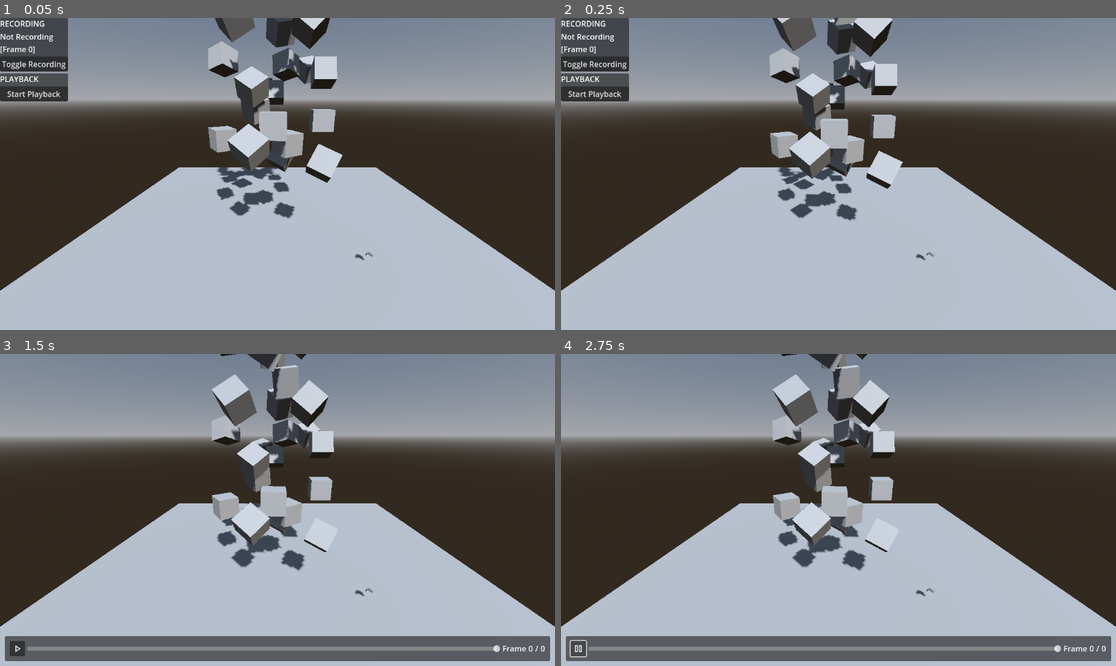
Above: before the commit, frames 1-4 (two rows, left to right).
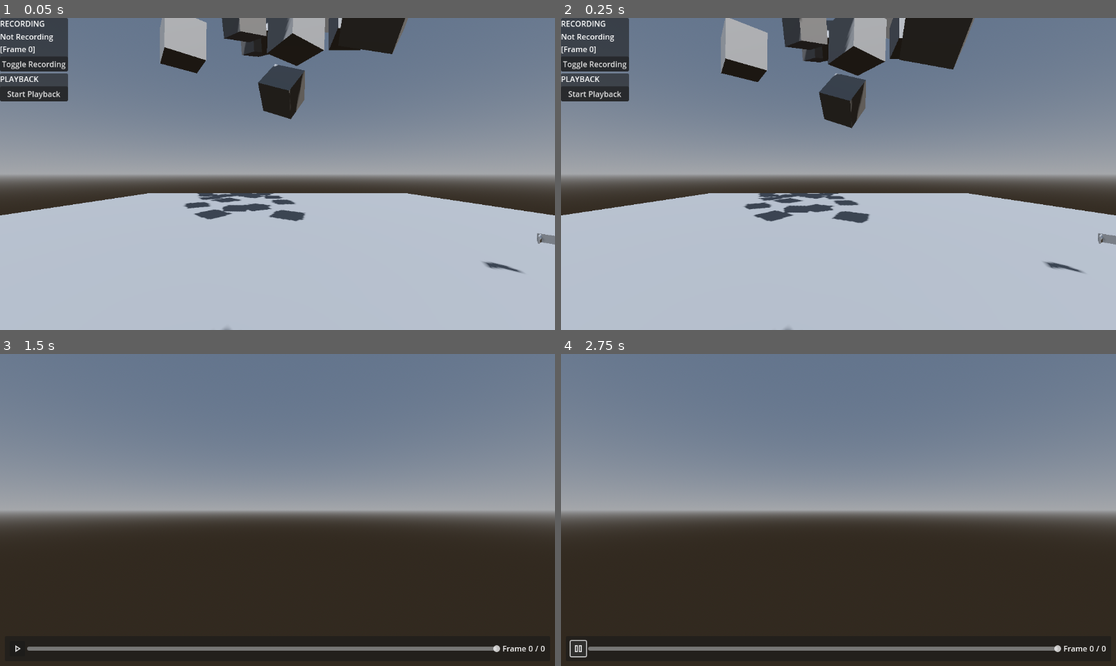
Above: after the commit, the same moments.

Repository: Brettehwarrior/fren-makes-a-movie
Game: Godot game, scene res://scenes/test/trent/state_recording/level_state_recording.tscn
Same seed, same stepped clock (60 frames per second), same inputs: the game is played once before the commit and once after it.
Inputs (mouse positions are in pixels of both pictures, inside the frame that each line leads up to):
- Up to frame 1 (0.05 s): no input
- Up to frame 2 (0.25 s): no input
- Up to frame 3 (1.5 s): click "Start Playback" at 0.5 s; tap Enter at 1.25 s; move the mouse to (399, 494) at 1.27 s; hold D (move_right, bound only after the commit) from 1.28 s (still down)
- Up to frame 4 (2.75 s): release D (move_right, bound only after the commit) at 2 s; click (577, 647) at 2 s

The runs differ from the first frame. In frame 1, 53% of the frame differs, in the area x 0-100%, y 0-100%; in frame 2, 53%; in frame 3, 80%; in frame 4, 80%.
Error before the commit: Invalid access to property or key 'list' on a base object of type 'Nil'. (res://scenes/singleton/replay_manager/replay_manager.gd:99)
Error after the commit: Invalid access to property or key 'list' on a base object of type 'Nil'. (res://scenes/singleton/replay_manager/replay_manager.gd:100)

Commit message:
Add walking fren

Diff:
--- a/project.godot
+++ b/project.godot
@@ -24,6 +24,59 @@
 replayable=""
 tickable=""
 
+[input]
+
+move_left={
+"deadzone": 0.2,
+"events": [Object(InputEventKey,"resource_local_to_scene":false,"resource_name":"","device":-1,"window_id":0,"alt_pressed":false,"shift_pressed":false,"ctrl_pressed":false,"meta_pressed":false,"pressed":false,"keycode":0,"physical_keycode":65,"key_label":0,"unicode":97,"location":0,"echo":false,"script":null)
+, Object(InputEventJoypadMotion,"resource_local_to_scene":false,"resource_name":"","device":-1,"axis":0,"axis_value":-1.0,"script":null)
+]
+}
+move_right={
+"deadzone": 0.2,
+"events": [Object(InputEventKey,"resource_local_to_scene":false,"resource_name":"","device":-1,"window_id":0,"alt_pressed":false,"shift_pressed":false,"ctrl_pressed":false,"meta_pressed":false,"pressed":false,"keycode":0,"physical_keycode":68,"key_label":0,"unicode":100,"location":0,"echo":false,"script":null)
+, Object(InputEventJoypadMotion,"resource_local_to_scene":false,"resource_name":"","device":-1,"axis":0,"axis_value":1.0,"script":null)
+]
+}
+move_up={
+"deadzone": 0.2,
+"events": [Object(InputEventKey,"resource_local_to_scene":false,"resource_name":"","device":-1,"window_id":0,"alt_pressed":false,"shift_pressed":false,"ctrl_pressed":false,"meta_pressed":false,"pressed":false,"keycode":0,"physical_keycode":87,"key_label":0,"unicode":119,"location":0,"echo":false,"script":null)
+, Object(InputEventJoypadMotion,"resource_local_to_scene":false,"resource_name":"","device":-1,"axis":1,"axis_value":-1.0,"script":null)
+]
+}
+move_down={
+"deadzone": 0.2,
+"events": [Object(InputEventKey,"resource_local_to_scene":false,"resource_name":"","device":-1,"window_id":0,"alt_pressed":false,"shift_pressed":false,"ctrl_pressed":false,"meta_pressed":false,"pressed":false,"keycode":0,"physical_keycode":83,"key_label":0,"unicode":115,"location":0,"echo":false,"script":null)
+, Object(InputEventJoypadMotion,"resource_local_to_scene":false,"resource_name":"","device":-1,"axis":1,"axis_value":1.0,"script":null)
+]
+}
+look_left={
+"deadzone": 0.2,
+"events": [null, Object(InputEventJoypadMotion,"resource_local_to_scene":false,"resource_name":"","device":-1,"axis":2,"axis_value":-1.0,"script":null)
+]
+}
+look_right={
+"deadzone": 0.2,
+"events": [Object(InputEventJoypadMotion,"resource_local_to_scene":false,"resource_name":"","device":-1,"axis":2,"axis_value":1.0,"script":null)
+]
+}
+look_up={
+"deadzone": 0.2,
+"events": [Object(InputEventJoypadMotion,"resource_local_to_scene":false,"resource_name":"","device":-1,"axis":3,"axis_value":-1.0,"script":null)
+]
+}
+look_down={
+"deadzone": 0.2,
+"events": [Object(InputEventJoypadMotion,"resource_local_to_scene":false,"resource_name":"","device":-1,"axis":3,"axis_value":1.0,"script":null)
+]
+}
+pause={
+"deadzone": 0.2,
+"events": [Object(InputEventKey,"resource_local_to_scene":false,"resource_name":"","device":-1,"window_id":0,"alt_pressed":false,"shift_pressed":false,"ctrl_pressed":false,"meta_pressed":false,"pressed":false,"keycode":0,"physical_keycode":4194305,"key_label":0,"unicode":0,"location":0,"echo":false,"script":null)
+, Object(InputEventJoypadButton,"resource_local_to_scene":false,"resource_name":"","device":-1,"button_index":6,"pressure":0.0,"pressed":true,"script":null)
+]
+}
+
 [rendering]
 
 renderer/rendering_method="mobile"
--- /dev/null
+++ b/scenes/objects/character/fren/fren.gd
@@ -0,0 +1,56 @@
+extends CharacterBody3D
+
+@export var input : PlayerInput
+@export var camera_pivot : Node3D
+@export var walk_acceleration : float
+@export var max_walk_speed : float
+@export_range(0, 1) var walk_friction : float
+
+var _velocity : Vector3
+
+func _save_state() -> Dictionary:
+	var state : Dictionary = {}
+	state.position = position
+	state.rotation = rotation
+	state.velocity = _velocity
+	return state
+
+
+func _load_state(state : Dictionary) -> void:
+	position = state.position
+	rotation = state.rotation
+	_velocity = state.velocity
+	pass
+
+
+func _process(delta: float) -> void:
+	if ReplayManager.is_playing_back():
+		return
+
+	var look_input : Vector2 = input.get_look_input()
+	rotate_y(-look_input.x * delta)
+	camera_pivot.rotate_x(-look_input.y * delta)
+
+
+
+func _physics_process(delta: float) -> void:
+	if ReplayManager.is_playing_back():
+		return
+
+	var horizontal_input = input.get_horizontal_input()
+	var movement_vector = Vector3(horizontal_input.x, 0, horizontal_input.y)
+	var horizontal_acceleration = walk_acceleration * movement_vector * delta
+	horizontal_acceleration = horizontal_acceleration.rotated(Vector3.UP, -rotation.y)
+	velocity.x += horizontal_acceleration.x * delta
+	velocity.z -= horizontal_acceleration.z * delta
+
+	var horizontal_velocity : Vector2 = Vector2(velocity.x, velocity.z)
+	if horizontal_velocity.length() > max_walk_speed:
+		var change_vector = -horizontal_velocity.normalized() * walk_acceleration
+		velocity.x -= change_vector.x
+		velocity.z -= change_vector.y
+
+	velocity.x *= walk_friction
+	velocity.z *= walk_friction
+
+	move_and_slide()
--- /dev/null
+++ b/scenes/objects/character/fren/fren.tscn
@@ -0,0 +1,33 @@
+[gd_scene load_steps=5 format=3 uid="uid://uefp4qdx4sqi"]
+
+[ext_resource type="Script" uid="uid://cdf2k03bg8rf8" path="res://scenes/objects/character/fren/fren.gd" id="1_vfnkm"]
+[ext_resource type="Script" uid="uid://clhekndnjdutt" path="res://scenes/objects/character/fren/player_input.gd" id="2_shp5y"]
+
+[sub_resource type="CapsuleMesh" id="CapsuleMesh_51wbl"]
+
+[sub_resource type="CapsuleShape3D" id="CapsuleShape3D_apg5y"]
+
+[node name="Fren" type="CharacterBody3D" node_paths=PackedStringArray("input", "camera_pivot") groups=["replayable"]]
+script = ExtResource("1_vfnkm")
+input = NodePath("PlayerInput")
+camera_pivot = NodePath("CameraPivot")
+walk_acceleration = 700.0
+max_walk_speed = 5000.0
+walk_friction = 0.96
+
+[node name="CameraPivot" type="Node3D" parent="."]
+transform = Transform3D(1, 0, 0, 0, 1, 0, 0, 0, 1, 0, 0.596922, 0)
+
+[node name="Camera3D" type="Camera3D" parent="CameraPivot"]
+
+[node name="Model" type="Node3D" parent="."]
+
+[node name="MeshInstance3D" type="MeshInstance3D" parent="Model"]
+mesh = SubResource("CapsuleMesh_51wbl")
+skeleton = NodePath("../..")
+
+[node name="CollisionShape3D" type="CollisionShape3D" parent="."]
+shape = SubResource("CapsuleShape3D_apg5y")
+
+[node name="PlayerInput" type="Node" parent="."]
+script = ExtResource("2_shp5y")
--- /dev/null
+++ b/scenes/objects/character/fren/player_input.gd
@@ -0,0 +1,37 @@
+class_name PlayerInput
+extends Node
+
+
+@export var mouse_sensitivity : float = 1
+
+var _mouse_input : Vector2
+
+func _ready() -> void:
+	Input.mouse_mode = Input.MOUSE_MODE_CAPTURED
+
+
+func _input(event: InputEvent) -> void:
+	if event.is_action_pressed("pause"):
+		Input.mouse_mode = Input.MOUSE_MODE_VISIBLE
+
+
+func _unhandled_input(event: InputEvent) -> void:
+	if event is InputEventMouseMotion:
+		_mouse_input += event.relative
+
+
+func _process(delta: float) -> void:
+	_mouse_input = Vector2.ZERO
+
+
+func get_horizontal_input() -> Vector2:
+	var movement_input = Input.get_vector("move_left", "move_right", "move_down", "move_up").normalized()
+	return movement_input
+
+
+func get_look_input() -> Vector2:
+	var controller_look_input = Input.get_vector("look_left", "look_right", "look_down", "look_up")
+	if controller_look_input.length() > 0:
+		return controller_look_input
+
+	return _mouse_input * mouse_sensitivity
--- a/scenes/singleton/replay_manager/replay_manager.gd
+++ b/scenes/singleton/replay_manager/replay_manager.gd
@@ -12,6 +12,7 @@
 var _is_playing_back : bool = false
 var _current_recording_frame : int = 0
 
+var _playback_camera : Camera3D
 var _playback_object_node_path : String
 
 class NodeFrameDataHistory:
@@ -109,10 +110,9 @@
 
 			node._load_state(state_to_load)
 
-			if node_path == _playback_object_node_path:
-				var current_camera = get_viewport().get_camera_3d()
-				current_camera.position = node.position
-				current_camera.rotation = node.rotation
+			if _is_playing_back and node_path == _playback_object_node_path:
+				_playback_camera.position = node.position
+				_playback_camera.rotation = node.rotation
 
 
 func start_recording() -> void:
@@ -133,7 +133,14 @@
 func start_playback() -> void:
 	if _is_recording:
 		stop_recording()
+
 	_is_playing_back = true
+
+	_playback_camera = Camera3D.new()
+	_playback_camera.name = "PlaybackCamera"
+	_playback_camera.make_current()
+	get_tree().root.add_child(_playback_camera)
+
 	load_game_state(0)
 	started_playback.emit()
 
--- a/scenes/test/trent/state_recording/level_state_recording.tscn
+++ b/scenes/test/trent/state_recording/level_state_recording.tscn
@@ -1,9 +1,10 @@
-[gd_scene load_steps=9 format=3 uid="uid://bpustnxk14xmd"]
+[gd_scene load_steps=10 format=3 uid="uid://bpustnxk14xmd"]
 
 [ext_resource type="PackedScene" uid="uid://bx6et0snsnu0t" path="res://scenes/test/trent/state_recording/test_recording_ui.tscn" id="1_51wbl"]
 [ext_resource type="PackedScene" uid="uid://bw1tvapvx2eve" path="res://scenes/playback/playback_ui/playback_ui.tscn" id="2_72qkf"]
 [ext_resource type="PackedScene" uid="uid://b7u8dyskxyrx6" path="res://scenes/objects/physics/rigid_body_cube.tscn" id="3_oty8r"]
 [ext_resource type="PackedScene" uid="uid://cu7ubi8clos5r" path="res://scenes/objects/camcorder/camcorder.tscn" id="4_x5xwp"]
+[ext_resource type="PackedScene" uid="uid://uefp4qdx4sqi" path="res://scenes/objects/character/fren/fren.tscn" id="5_72qkf"]
 
 [sub_resource type="ProceduralSkyMaterial" id="ProceduralSkyMaterial_hs12w"]
 
@@ -23,9 +24,6 @@
 [node name="TestRecordingUI" parent="CanvasLayer" instance=ExtResource("1_51wbl")]
 
 [node name="PlaybackUI" parent="CanvasLayer" instance=ExtResource("2_72qkf")]
-
-[node name="Camera3D" type="Camera3D" parent="."]
-transform = Transform3D(1, 0, 0, 0, 0.939016, 0.343873, 0, -0.343873, 0.939016, 0, 7.5262, 10.4295)
 
 [node name="Lighting" type="Node3D" parent="."]
 
@@ -146,3 +144,6 @@
 
 [node name="Camcorder" parent="Rigidbodies" instance=ExtResource("4_x5xwp")]
 transform = Transform3D(0.846193, 0, 0.532876, 0, 1, 0, -0.532876, 0, 0.846193, 3.99712, 1.15126, 3.15825)
+
+[node name="Fren" parent="." instance=ExtResource("5_72qkf")]
+transform = Transform3D(1, 0, 0, 0, 1, 0, 0, 0, 1, 0, 1.52577, 6.27013)
Not shown, added: scenes/objects/character/fren/fren.gd.uid
Not shown, added: scenes/objects/character/fren/player_input.gd.uid
